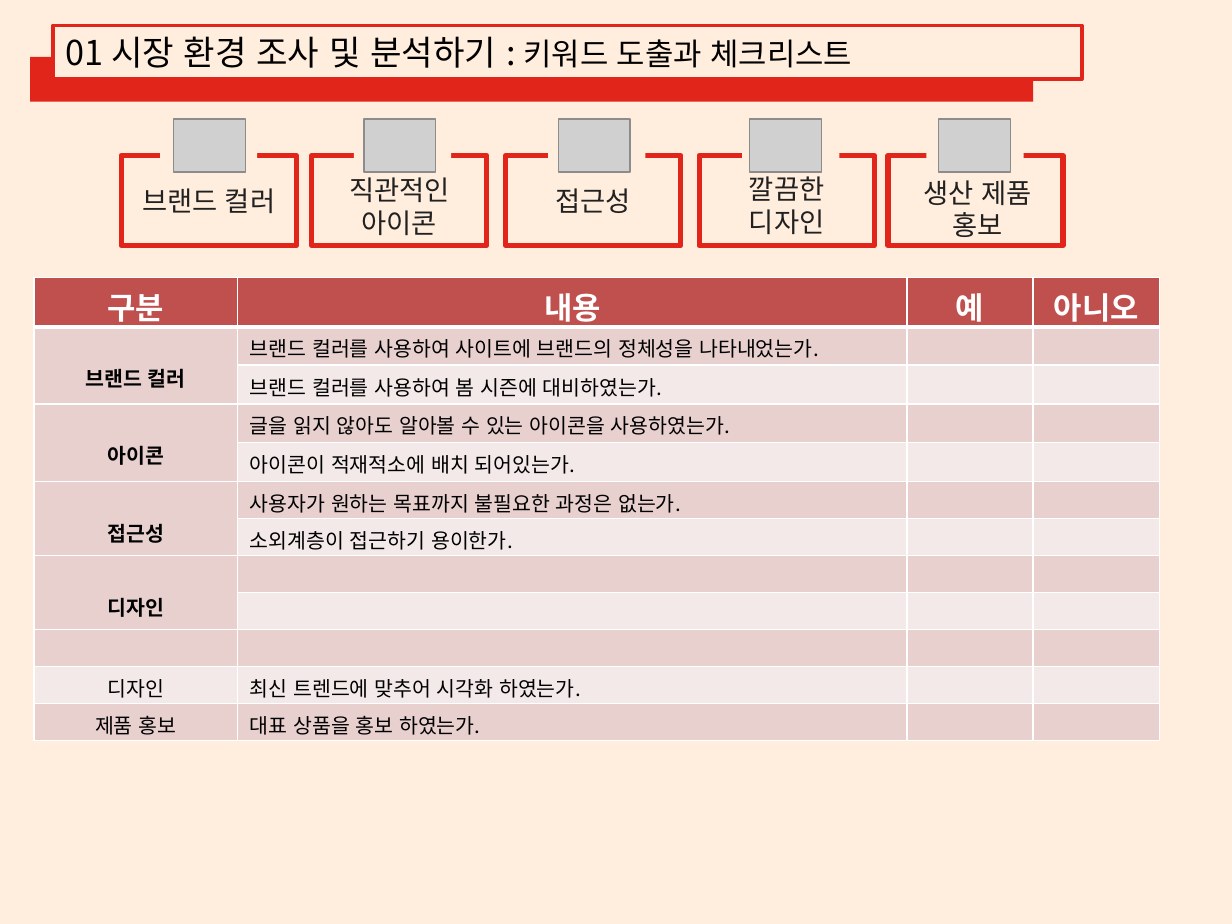
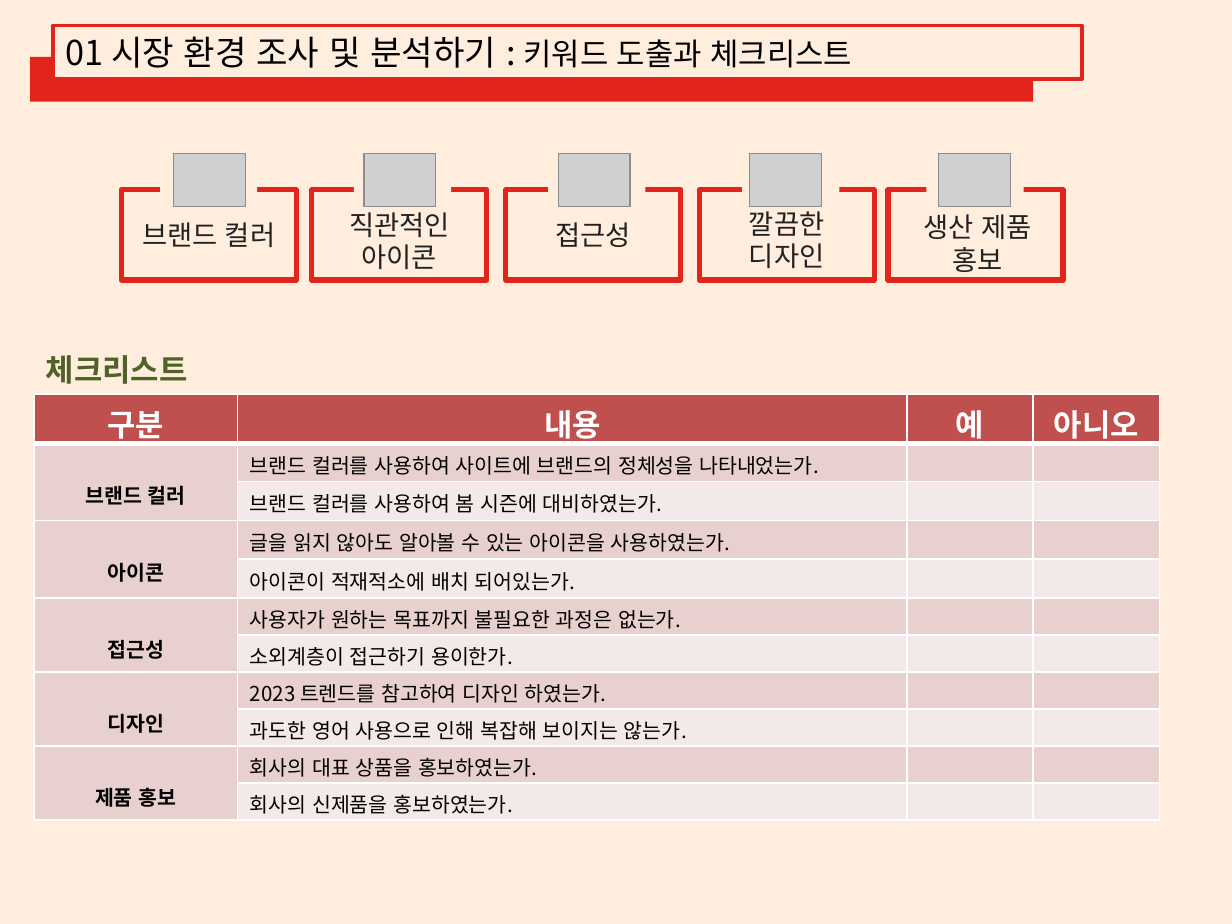
Before and after one commit to LEEGYUNGRIM/report01, a slide deck: slide 9 of 디자인설계 및 조사분석.pptx. Drawn at 1232x924 pixels with LibreOffice and Linux fonts; fonts in the diff are those of the drawing; grey boxes stand for pictures. Boxes give left, top, right and bottom in pixels: in the first picture for what was removed or moved away, otherwise in the second. Text is boxed around its words. In the diff, an @@ line names an element or a change of style, - is before the commit and + after.

```diff
--- a/디자인설계 및 조사분석.pptx
+++ b/디자인설계 및 조사분석.pptx
@@ 10 rectangles, 5 pictures, 3 texts: place and size @@
-10 rectangles, 5 pictures, 3 texts at <box>121,108,1063,245</box>
+10 rectangles, 5 pictures, 3 texts at <box>121,143,1063,280</box>
@@ text added at <box>46,355,188,384</box>, 18 pt, text #4F6228, bold @@
+체크리스트
@@ table at <box>34,394,1158,819</box> @@
-row 8: 디자인 |  |  | 
-row 9:  |  |  | 
-row 10:  |  |  | 
-row 11: 디자인 | 최신 트렌드에 맞추어 시각화 하였는가. |  | 
-row 12: 제품 홍보 | 대표 상품을 홍보 하였는가. |  | 
+row 8: 디자인 | 2023 트렌드를 참고하여 디자인 하였는가. |  | 
+row 9:  | 과도한 영어 사용으로 인해 복잡해 보이지는 않는가. |  | 
+row 10: 제품 홍보 | 회사의 대표 상품을 홍보하였는가. |  | 
+row 11:  | 회사의 신제품을 홍보하였는가. |  | 
@@ table: place and size @@
-table at <box>34,277,1158,739</box>
+table at <box>34,394,1158,819</box>
```
